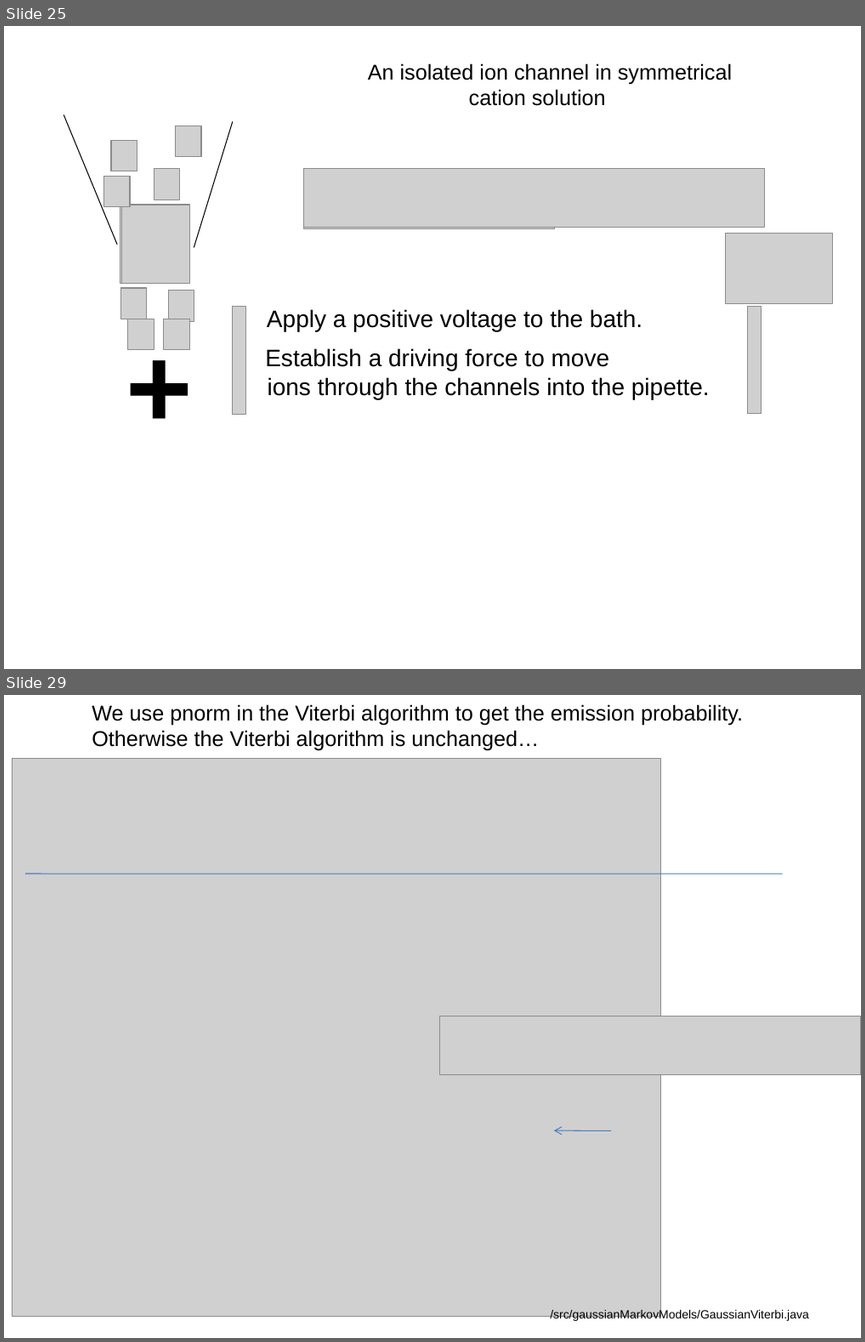
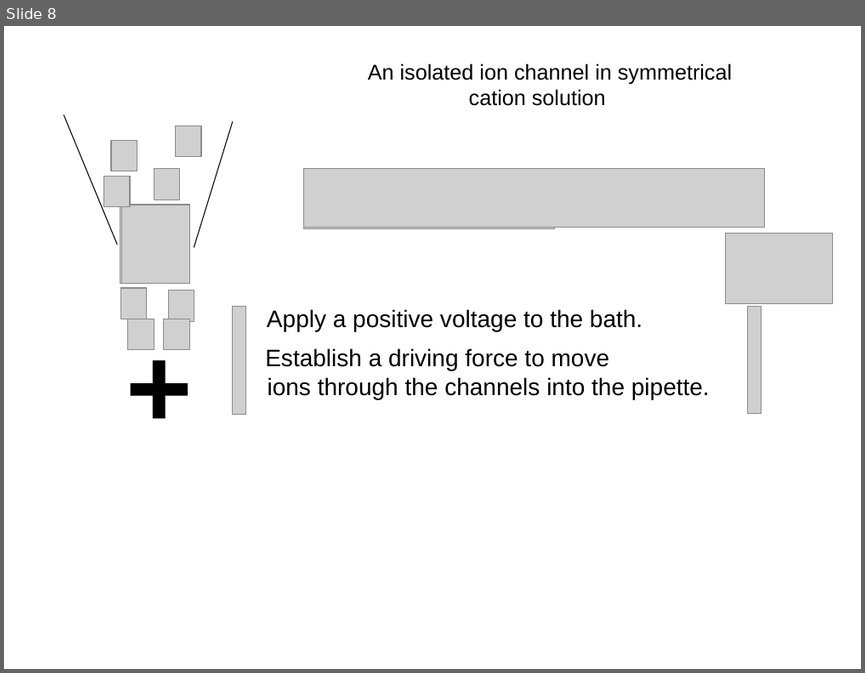
Before and after one commit to afodor/afodor.github.io, a slide deck: classes/stats2016/Lecture26.ppt. Shown one above the other, each under a label of ours: slides 25 and 29 before the commit, slide 8 after it; the slides between them are not shown. The pictures are 865x1342 and 865x673 pixels, drawn with LibreOffice and Linux fonts; fonts in the diff are those of the drawing; grey boxes stand for pictures. Boxes give left, top, right and bottom in pixels: in the first picture for what was removed or moved away, otherwise in the second. Text is boxed around its words. In the diff, an @@ line names an element or a change of style, - is before the commit and + after.

```diff
--- a/classes/stats2016/Lecture26.ppt
+++ b/classes/stats2016/Lecture26.ppt
@@ slide 29 removed at (x1=4, y1=695, x2=861, y2=1338), background #FFFFFF @@
@@ text removed at (x1=92, y1=704, x2=743, y2=751) @@
-We use pnorm in the Viterbi algorithm to get the emission probability.
-Otherwise the Viterbi algorithm is unchanged…
@@ picture removed at (x1=12, y1=759, x2=661, y2=1316) @@
@@ line removed from (25, 873) to (782, 874) @@
@@ picture removed at (x1=439, y1=1016, x2=861, y2=1075) @@
@@ arrow removed from (611, 1130) to (554, 1130) @@
@@ text removed at (x1=550, y1=1309, x2=809, y2=1321) @@
-/src/gaussianMarkovModels/GaussianViterbi.java
@@ what was slide 25 is now slide 8 @@
```
Also in this commit, not shown: 5 slides changed, 18 slides added, 20 other slides removed.
